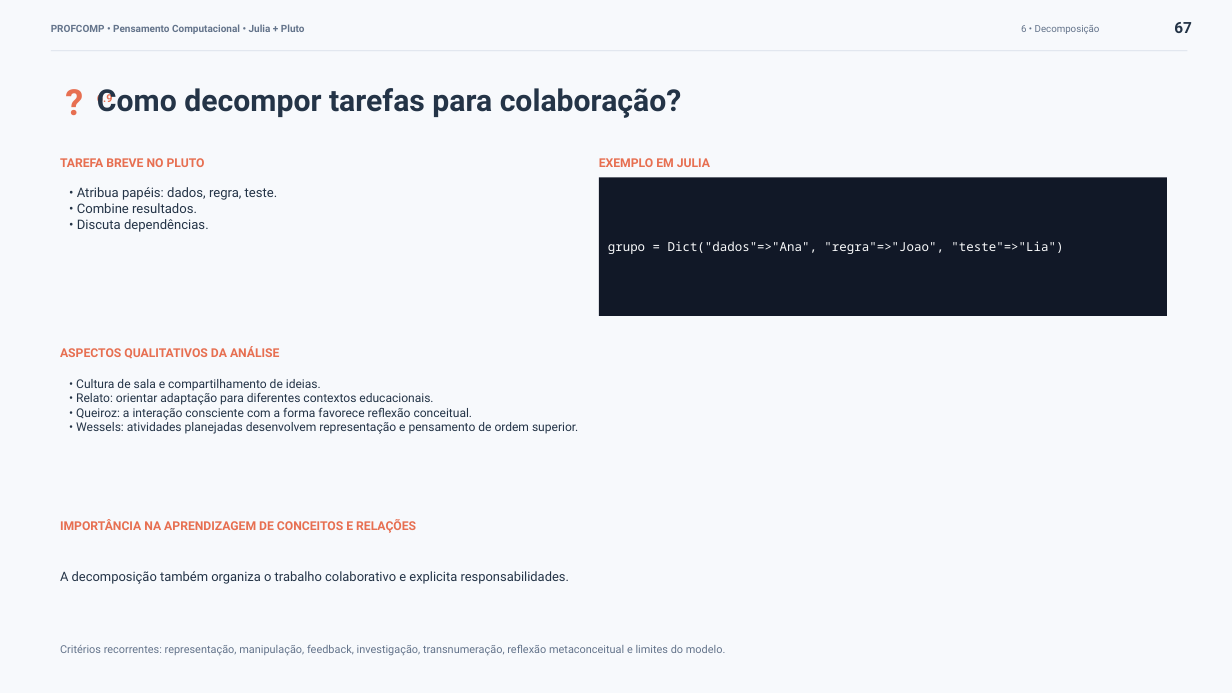
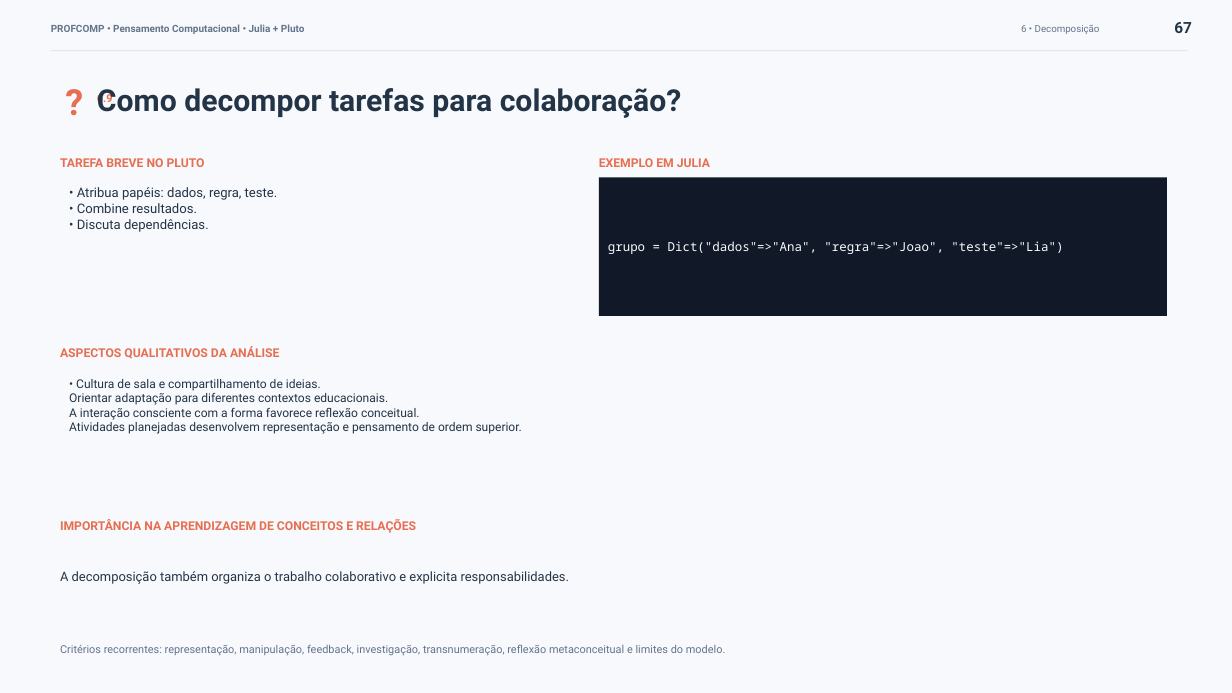
Before and after one commit to anaemilia/pensamento-computacional, a slide deck: slide 67 of Material_de_Apoio_Pratica_Perguntas/Perguntas_9_Blocos_x_10_Tarefas_Aulas01-09.pptx. Drawn at 1232x693 pixels with LibreOffice and Linux fonts; fonts in the diff are those of the drawing. Boxes give left, top, right and bottom in pixels: in the first picture for what was removed or moved away, otherwise in the second. Text is boxed around its words. In the diff, an @@ line names an element or a change of style, - is before the commit and + after.

Commit message:
Remove rotulos de nomes (Wessels:, Queiroz:, Relato:) dos slides de tarefas das Aulas 1-9 e do material de apoio

```diff
--- a/Material_de_Apoio_Pratica_Perguntas/Perguntas_9_Blocos_x_10_Tarefas_Aulas01-09.pptx
+++ b/Material_de_Apoio_Pratica_Perguntas/Perguntas_9_Blocos_x_10_Tarefas_Aulas01-09.pptx
@@ text at box(69, 393, 522, 434): text changed @@
-• Relato: orientar adaptação para diferentes contextos educacionais.
-• Queiroz: a interação consciente com a forma favorece reflexão conceitual.
-• Wessels: atividades planejadas desenvolvem representação e pensamento de ordem superior.
+Orientar adaptação para diferentes contextos educacionais.
+A interação consciente com a forma favorece reflexão conceitual.
+Atividades planejadas desenvolvem representação e pensamento de ordem superior.
```
Also in this commit, not shown: 89 other slides changed, 22 other files.
